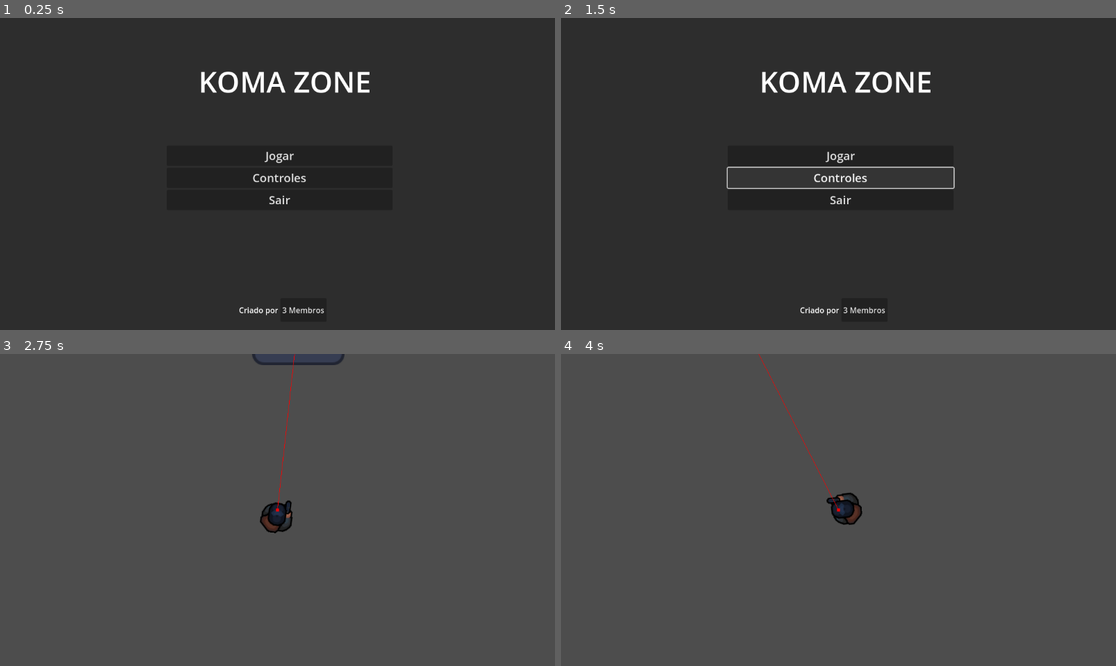
Above: before the commit, frames 1-4 (two rows, left to right).
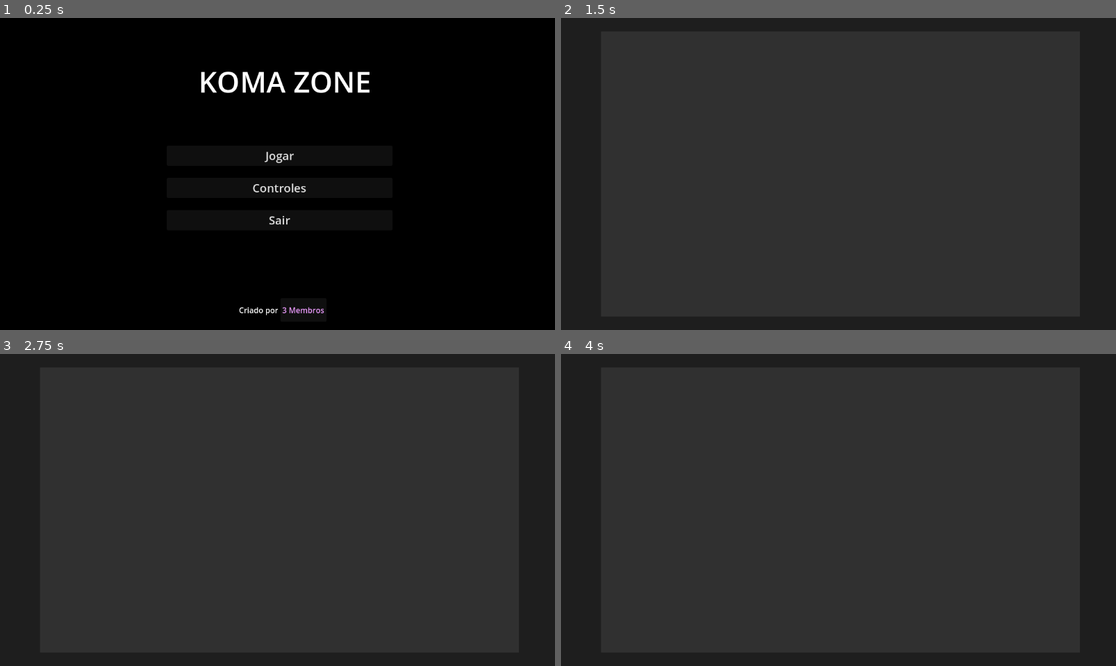
Above: after the commit, the same moments.

Repository: carlosManoelWendorff1/koma-zone
Game: Godot game, scene res://Menu/menu.tscn
Same seed, same stepped clock (60 frames per second), same inputs: the game is played once before the commit and once after it. This scene is started directly instead of the project's main scene. The engine's default icon, where the game draws it, is replaced by a stand-in: a white triangle on a blue panel in a dark square.
Inputs (mouse positions are in pixels of both pictures, inside the frame that each line leads up to):
- Up to frame 1 (0.25 s): no input
- Up to frame 2 (1.5 s): click "3 Membros" at 0.5 s; click "Controles" at 1.25 s
- Up to frame 3 (2.75 s): click (277, 491) at 2 s, where only the run before the commit has a clickable "Jogar"
- Up to frame 4 (4 s): tap Enter (ui_accept) at 2.75, 3.02, 3.77 s; move the mouse to (960, 494) at 2.77 s; hold Right (ui_right) 2.78-3.53 s; move the mouse to (727, 525) at 3.52 s; hold Down (ui_down) from 3.53 s (still down)

The runs differ from the first frame. In frame 1, 94% of the frame differs, in the area x 0-100%, y 0-100%; in frame 2, 1.7%; in frame 3, 100%; in frame 4, 100%.

Commit message:
nova cena para controles e melhorias no menu principal

Diff:
--- /dev/null
+++ b/Menu/control.tscn
@@ -0,0 +1,32 @@
+[gd_scene format=3 uid="uid://do33hlvdkkwlf"]
+
+[node name="Control" type="Control"]
+layout_mode = 3
+anchors_preset = 15
+anchor_right = 1.0
+anchor_bottom = 1.0
+grow_horizontal = 2
+grow_vertical = 2
+
+[node name="ColorRect" type="ColorRect" parent="."]
+layout_mode = 1
+anchors_preset = 15
+anchor_right = 1.0
+anchor_bottom = 1.0
+grow_horizontal = 2
+grow_vertical = 2
+color = Color(0.11858138, 0.11858138, 0.11858138, 1)
+
+[node name="ColorRect2" type="ColorRect" parent="."]
+top_level = true
+layout_mode = 1
+anchors_preset = 15
+anchor_right = 1.0
+anchor_bottom = 1.0
+offset_left = 83.0
+offset_top = 28.0
+offset_right = -75.0
+offset_bottom = -28.0
+grow_horizontal = 2
+grow_vertical = 2
+color = Color(1, 1, 1, 0.078431375)
--- a/Menu/jogar.gd
+++ b/Menu/jogar.gd
@@ -9,7 +9,3 @@
 # Called every frame. 'delta' is the elapsed time since the previous frame.
 func _process(delta: float) -> void:
 	pass
-
-
-func _on_pressed() -> void:
-	get_tree().change_scene_to_file("res://main.tscn")
--- /dev/null
+++ b/Menu/menu.gd
@@ -0,0 +1,29 @@
+extends Control
+
+func _ready() -> void:
+	for button in get_tree().get_nodes_in_group("button"):
+		button.pressed.connect(func(): on_button_pressed(button))
+		button.mouse_exited.connect(func(): mouse_interaction(button, "exited"))
+		button.mouse_entered.connect(func(): mouse_interaction(button, "entered"))
+
+func on_button_pressed(button: Button) -> void:
+	match button.name:
+		"jogar":
+			var _jogar: bool = get_tree().change_scene_to_file("res://main.tscn")
+
+		"controles":
+			var _controles: bool = get_tree().change_scene_to_file("res://Menu/control.tscn")
+
+		"3_membros":
+			var _membros: bool = OS.shell_open("https://github.com/carlosManoelWendorff1/koma-zone")
+
+		"Sair":
+			get_tree().quit()
+
+func mouse_interaction(button:Button, state: String) -> void:
+	match state:
+		"exited":
+			button.modulate.a = 1.0
+
+		"entered":
+			button.modulate.a = 0.5
--- a/Menu/menu.tscn
+++ b/Menu/menu.tscn
@@ -1,5 +1,6 @@
-[gd_scene load_steps=4 format=3 uid="uid://ddy8j145mvfvl"]
+[gd_scene load_steps=5 format=3 uid="uid://ddy8j145mvfvl"]
 
+[ext_resource type="Script" uid="uid://conxbgx41ifg0" path="res://Menu/menu.gd" id="1_8w4re"]
 [ext_resource type="Script" uid="uid://dwx8mcog0g6h2" path="res://Menu/jogar.gd" id="1_rwxi6"]
 [ext_resource type="Script" uid="uid://bpku0as1nnenw" path="res://Menu/controles.gd" id="2_raj00"]
 [ext_resource type="Script" uid="uid://dqkaosmxgy7r5" path="res://Menu/sair.gd" id="3_8w4re"]
@@ -11,6 +12,7 @@
 anchor_bottom = 1.0
 grow_horizontal = 2
 grow_vertical = 2
+script = ExtResource("1_8w4re")
 
 [node name="ColorRect" type="ColorRect" parent="."]
 layout_mode = 1
@@ -19,7 +21,7 @@
 anchor_bottom = 1.0
 grow_horizontal = 2
 grow_vertical = 2
-color = Color(0.17641908, 0.17641911, 0.17641902, 1)
+color = Color(0, 0, 0, 1)
 
 [node name="createdBy" type="HBoxContainer" parent="."]
 layout_mode = 1
@@ -39,8 +41,12 @@
 layout_mode = 2
 text = "Criado por"
 
-[node name="Button" type="Button" parent="createdBy"]
+[node name="3_membros" type="Button" parent="createdBy" groups=["button"]]
 layout_mode = 2
+theme_override_colors/font_color = Color(0.93263966, 0.6137242, 1, 1)
+theme_override_colors/font_focus_color = Color(0.93333334, 0.6156863, 1, 1)
+theme_override_colors/font_pressed_color = Color(0.88235295, 0.58431375, 0.9490196, 1)
+theme_override_colors/font_hover_color = Color(0.88235295, 0.58431375, 0.9490196, 1)
 text = "3 Membros"
 
 [node name="VBoxContainer" type="VBoxContainer" parent="."]
@@ -56,21 +62,22 @@
 offset_bottom = 152.0
 grow_horizontal = 2
 grow_vertical = 2
+theme_override_constants/separation = 25
 
-[node name="jogar" type="Button" parent="VBoxContainer"]
+[node name="jogar" type="Button" parent="VBoxContainer" groups=["button"]]
 layout_mode = 2
 size_flags_vertical = 0
 theme_override_font_sizes/font_size = 24
 text = "Jogar"
 script = ExtResource("1_rwxi6")
 
-[node name="controles" type="Button" parent="VBoxContainer"]
+[node name="controles" type="Button" parent="VBoxContainer" groups=["button"]]
 layout_mode = 2
 theme_override_font_sizes/font_size = 24
 text = "Controles"
 script = ExtResource("2_raj00")
 
-[node name="Sair" type="Button" parent="VBoxContainer"]
+[node name="Sair" type="Button" parent="VBoxContainer" groups=["button"]]
 layout_mode = 2
 theme_override_font_sizes/font_size = 24
 text = "Sair"
@@ -87,6 +94,3 @@
 text = "Koma Zone"
 horizontal_alignment = 1
 uppercase = true
-
-[connection signal="pressed" from="VBoxContainer/jogar" to="VBoxContainer/jogar" method="_on_pressed"]
-[connection signal="pressed" from="VBoxContainer/Sair" to="VBoxContainer/Sair" method="_on_pressed"]
--- a/Menu/sair.gd
+++ b/Menu/sair.gd
@@ -9,7 +9,3 @@
 # Called every frame. 'delta' is the elapsed time since the previous frame.
 func _process(delta: float) -> void:
 	pass
-
-
-func _on_pressed() -> void:
-	get_tree().quit()
Not shown, added: Menu/menu.gd.uid
